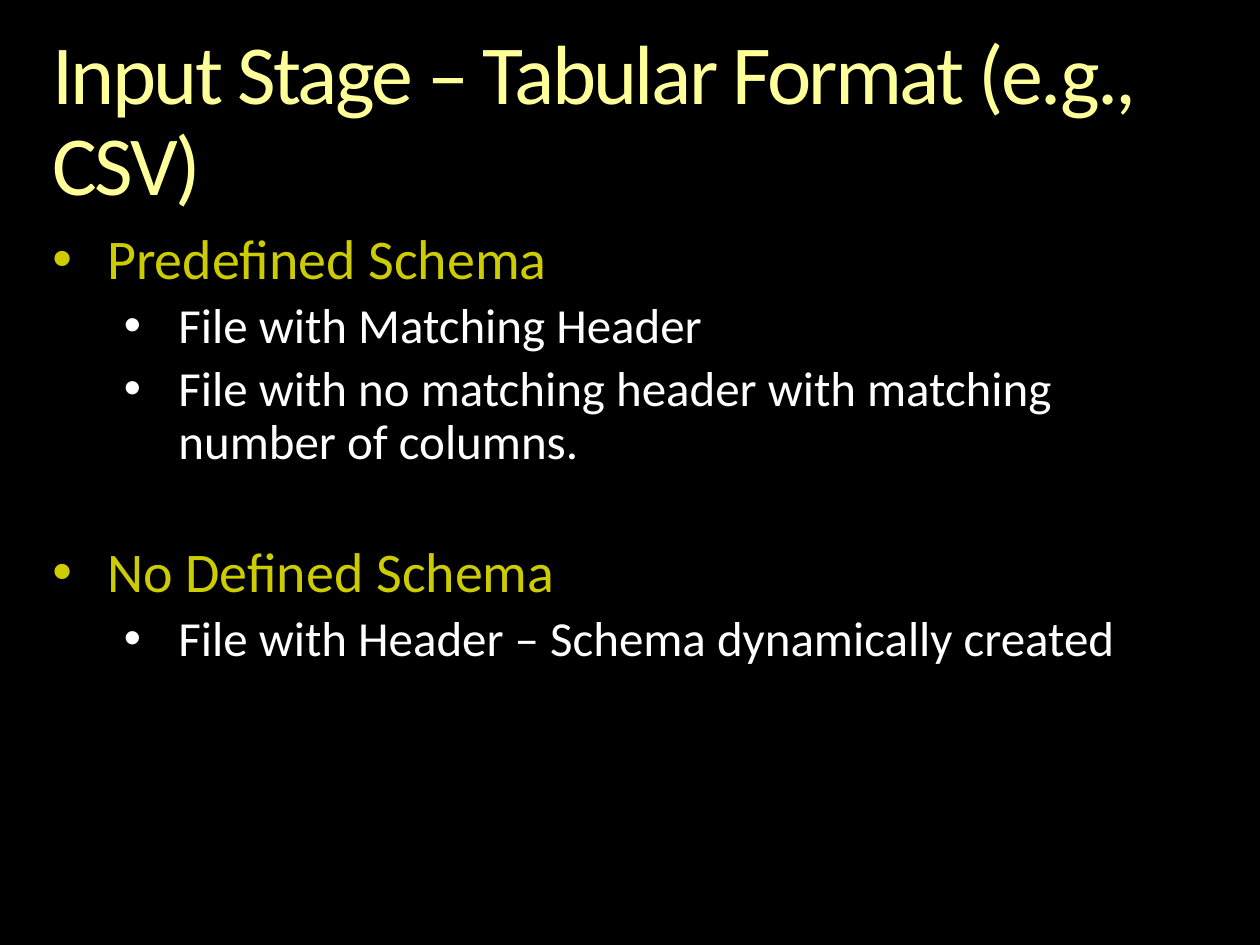
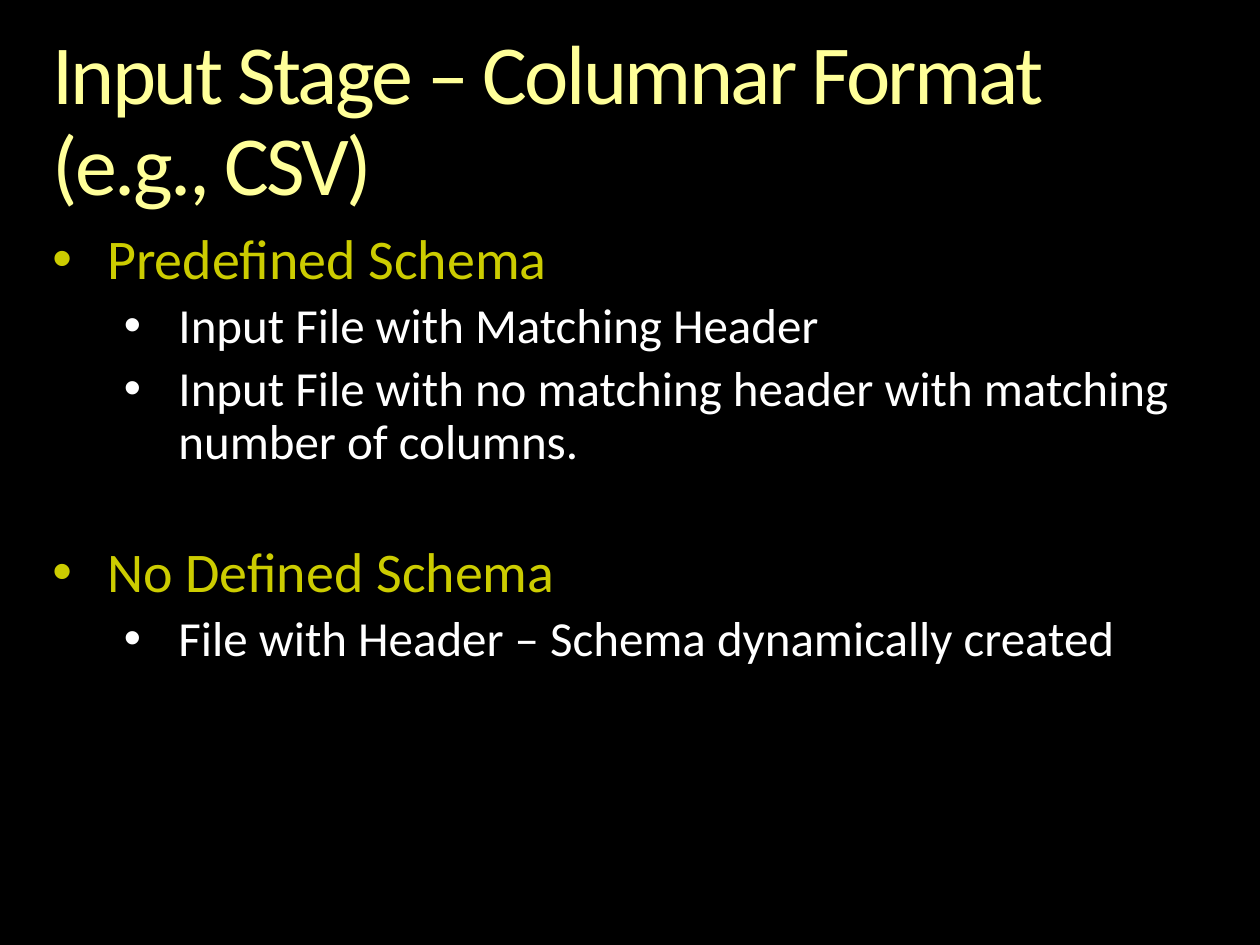
Before and after one commit to andrewferlitsch/epipog-nosql, a slide deck: slide 5 of specs/stages/Data Pipeline.pptx. Drawn at 1260x945 pixels with LibreOffice and Linux fonts; fonts in the diff are those of the drawing; background and template pictures are left out. Boxes give left, top, right and bottom in pixels: in the first picture for what was removed or moved away, otherwise in the second. Text is boxed around its words. In the diff, an @@ line names an element or a change of style, - is before the commit and + after.

```diff
--- a/specs/stages/Data Pipeline.pptx
+++ b/specs/stages/Data Pipeline.pptx
@@ title at (52,45,1043,210): text changed @@
-Input Stage – Tabular Format (e.g., CSV)
+Input Stage – Columnar Format (e.g., CSV)
@@ text at (178,309,1168,460): text changed @@
-  • File with Matching Header
-  • File with no matching header with matching number of columns.
+  • Input File with Matching Header
+  • Input File with no matching header with matching number of columns.
```
Also in this commit, not shown: 4 other slides changed, 7 slides added, 2 other files.
